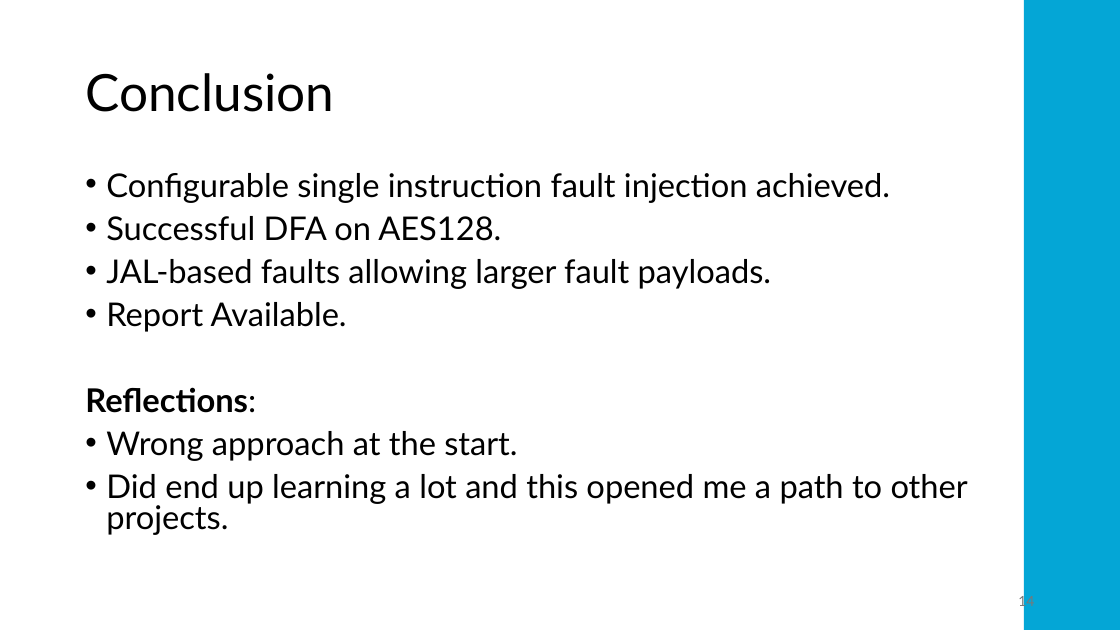
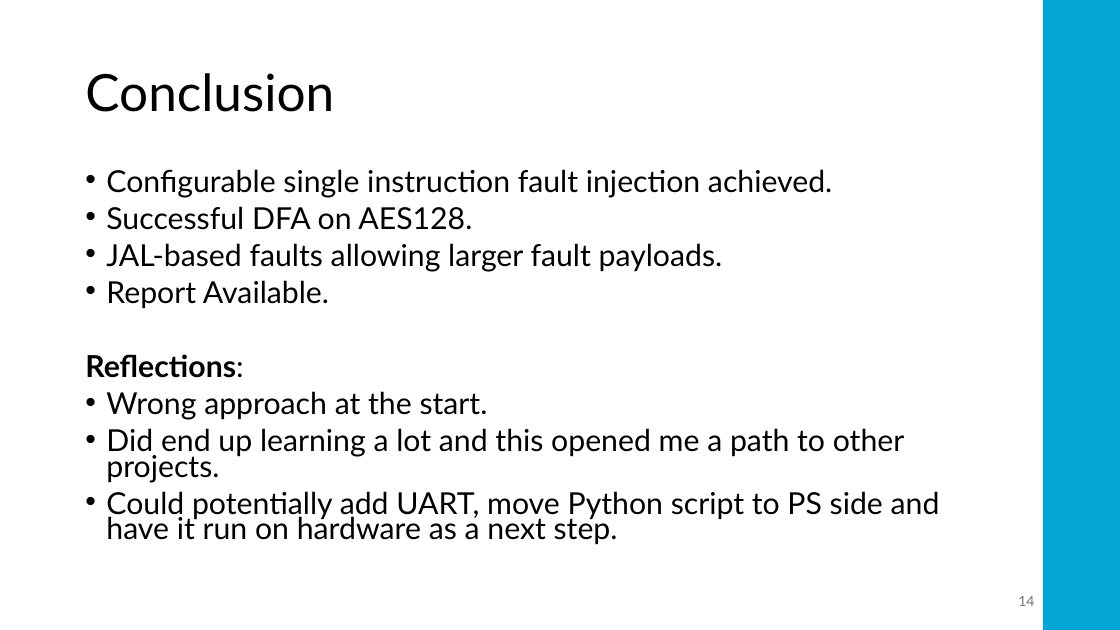
Before and after one commit to tomcajot/fault3r, a slide deck: slide 14 of fault3r.pptx. Drawn at 1120x630 pixels with LibreOffice and Linux fonts; fonts in the diff are those of the drawing. Boxes give left, top, right and bottom in pixels: in the first picture for what was removed or moved away, otherwise in the second. Text is boxed around its words. In the diff, an @@ line names an element or a change of style, - is before the commit and + after.

```diff
--- a/fault3r.pptx
+++ b/fault3r.pptx
@@ rectangle: place and size @@
-rectangle at [1024, 0, 1120, 630]
+rectangle at [1044, 0, 1120, 630]
@@ text at [85, 169, 905, 482]: size 28 to 25.9 pt in "Configurable single instruction fault injection achieved.", "Successful DFA on AES128.", "JAL-based faults allowing larger fault payloads.", "Report Available." and 3 more places; line spacing 0.8 to 0.7 @@
@@ text at [106, 491, 940, 545]: paragraph added @@
+• Could potentially add UART, move Python script to PS side and have it run on hardware as a next step.
```
Also in this commit, not shown: 3 other files.
